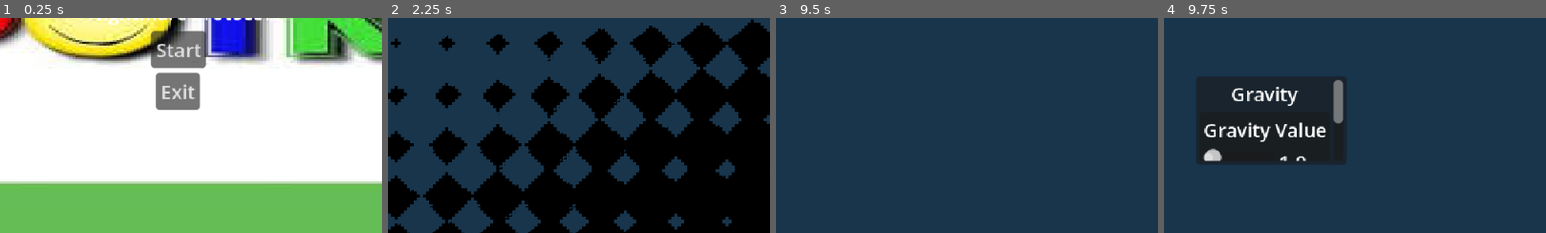
Above: before the commit, frames 1-4 (left to right).
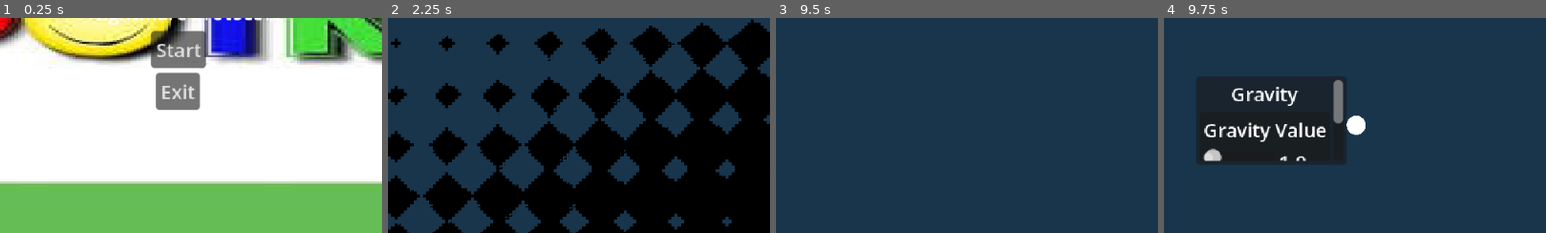
Above: after the commit, the same moments.

Repository: Chebrbober/nightmare-protocol
Game: Godot game, scene res://scenes/main_menu.tscn
Same seed, same stepped clock (60 frames per second), same inputs: the game is played once before the commit and once after it.
Inputs (mouse positions are % of the whole screen's width and height, from its top left):
- Up to frame 1 (0.25 s): no input
- Up to frame 2 (2.25 s): click "Start" at 0.5 s; click "Start" at 1.25 s; click "Compile" at 2 s
- Up to frame 3 (9.5 s): click "Platform" at 2.75 s; click "Gravity" at 3.5 s; click "Compile" at 4.25 s; click "Platform" at 5 s; click "Gravity" at 5.75 s; click "Compile" at 6.5 s; click "Platform" at 7.25 s; click "Gravity" at 8 s; tap Enter at 8.75 s; drag from (50, 50) to (60, 28) at 8.77 s
- Up to frame 4 (9.75 s): tap Space at 9.5 s; drag from (30, 55) to (49, 31) at 9.52 s
The pictures show only the part of the screen within x 26-76%, y 42-92%; the shares and areas given below are measured in that part.

Frames 1-3 are identical in both runs. In frame 4, 0.4% of the frame differs, in the area x 47-53%, y 45-55%.

Commit message:
Implement line connection point
It will stand for connection between property and object (won't work
properly, you cannot connect it).

Diff:
--- a/scenes/game.tscn
+++ b/scenes/game.tscn
@@ -3,6 +3,7 @@
 [ext_resource type="Script" uid="uid://kqcvrhntbqac" path="res://scripts/game.gd" id="1_uwrxv"]
 [ext_resource type="ButtonGroup" uid="uid://beto6fx5kvc4n" path="res://resources/spawn_button_group.tres" id="2_lnu2h"]
 [ext_resource type="Script" uid="uid://dmwuurve8dpma" path="res://scripts/attribute_button.gd" id="2_yqjtg"]
+[ext_resource type="Script" uid="uid://bwpjh32wncetc" path="res://scripts/drag_line.gd" id="4_lbhrr"]
 
 [sub_resource type="CanvasTexture" id="CanvasTexture_8cj0n"]
 
@@ -34,7 +35,8 @@
 texture = SubResource("CanvasTexture_8cj0n")
 
 [node name="SpawnArea" type="Area2D" parent="." unique_id=1208177727]
-collision_layer = 3
+collision_layer = 2
+collision_mask = 0
 
 [node name="CollisionShape2D" type="CollisionShape2D" parent="SpawnArea" unique_id=865046939]
 position = Vector2(321, 180)
@@ -92,12 +94,17 @@
 
 [node name="Area2D" type="Area2D" parent="." unique_id=879890457]
 position = Vector2(315, 112)
-collision_mask = 0
+collision_mask = 31
 input_pickable = false
 
 [node name="CollisionShape2D" type="CollisionShape2D" parent="Area2D" unique_id=283807377]
 shape = SubResource("WorldBoundaryShape2D_uwrxv")
 
+[node name="DragLine" type="Line2D" parent="." unique_id=20598215]
+script = ExtResource("4_lbhrr")
+
+[node name="ConnnectionLines" type="Node2D" parent="." unique_id=1924246402]
+
 [connection signal="input_event" from="SpawnArea" to="." method="_on_spawn_area_input_event"]
 [connection signal="pressed" from="MarginContainer/Exit" to="." method="_on_exit_pressed"]
 [connection signal="pressed" from="MarginContainer/Compile" to="." method="_on_compile_pressed"]
--- a/scenes/object.tscn
+++ b/scenes/object.tscn
@@ -5,6 +5,7 @@
 [node name="Object" type="RigidBody2D" unique_id=1419311971]
 process_mode = 4
 physics_interpolation_mode = 2
+collision_mask = 3
 script = ExtResource("1_pkda2")
 
 [node name="CollisionShape2D" type="CollisionShape2D" parent="." unique_id=1391266453]
--- a/scenes/property.tscn
+++ b/scenes/property.tscn
@@ -1,6 +1,7 @@
 [gd_scene format=3 uid="uid://bkjaowtp8h2y8"]
 
 [ext_resource type="Script" uid="uid://bd4v77t4pekfn" path="res://scripts/property.gd" id="1_8tfsl"]
+[ext_resource type="Script" uid="uid://dnlql5cmof07w" path="res://scripts/connection_point.gd" id="2_0561r"]
 
 [node name="Property" type="Node2D" unique_id=1635707719]
 script = ExtResource("1_8tfsl")
@@ -29,3 +30,18 @@
 layout_mode = 2
 text = "Property"
 horizontal_alignment = 1
+
+[node name="ConnectionPoint" type="Control" parent="." unique_id=2041320307]
+layout_mode = 3
+anchors_preset = 8
+anchor_left = 0.5
+anchor_top = 0.5
+anchor_right = 0.5
+anchor_bottom = 0.5
+offset_left = -8.5
+offset_top = -8.5
+offset_right = 8.5
+offset_bottom = 8.5
+grow_horizontal = 2
+grow_vertical = 2
+script = ExtResource("2_0561r")
--- /dev/null
+++ b/scripts/connection_point.gd
@@ -0,0 +1,29 @@
+extends Control
+
+signal connected(from_point, to_point)
+signal drag_started(from_point)
+
+var circle_size: Vector2 = Vector2(8, 8)
+var is_dragging: bool = false
+var owner_node: Node
+
+
+func _process(_delta: float) -> void:
+	var panel = get_parent().get_node("PanelContainer")
+	position = Vector2(
+		panel.position.x + panel.size.x, panel.position.y + panel.size.y / 2.0 - circle_size.y / 2.0
+	)
+
+
+func _gui_input(event: InputEvent) -> void:
+	if event is InputEventMouseButton:
+		if event.button_index == MOUSE_BUTTON_LEFT:
+			if event.pressed:
+				is_dragging = true
+				drag_started.emit(self)
+			else:
+				is_dragging = false
+
+
+func _draw() -> void:
+	draw_circle(Vector2(circle_size), 8, Color.WHITE)
--- /dev/null
+++ b/scripts/drag_line.gd
@@ -0,0 +1,24 @@
+extends Line2D
+
+var active: bool = false
+var from_point: Control
+
+
+func start(point: Control) -> void:
+	active = true
+	from_point = point
+	clear_points()
+	add_point(Vector2.ZERO)
+	add_point(Vector2.ZERO)
+
+
+func stop() -> void:
+	active = false
+	clear_points()
+
+
+func _process(_delta: float) -> void:
+	if not active:
+		return
+	set_point_position(0, from_point.global_position + Vector2(8, 8))
+	set_point_position(1, get_global_mouse_position())
--- a/scripts/game.gd
+++ b/scripts/game.gd
@@ -2,11 +2,15 @@
 
 @export_dir var path_to_object_resources = "res://resources/objects/"
 @export_dir var path_to_property_resources = "res://resources/properties/"
-@onready var attribute_button: AttributeButton = $MarginContainer/PanelContainer/MarginContainer/VBoxContainer/AttributeButton
+@onready
+var attribute_button: AttributeButton = $MarginContainer/PanelContainer/MarginContainer/VBoxContainer/AttributeButton
 @onready var spawn_area: Area2D = $SpawnArea
 @onready var collision_shape: CollisionShape2D = $SpawnArea/CollisionShape2D
+@onready var drag_line: Line2D = $DragLine
 
 var current_attribute_data: AttributeData
+var dragging_from: Control
+
 
 func _ready() -> void:
 	collision_shape.shape.size = self.size
@@ -24,14 +28,21 @@
 
 				if attribute_data is ObjectData:
 					var object_data = attribute_data as ObjectData
-					var attribute_button_instance = preload("res://scenes/attribute_button.tscn").instantiate() as AttributeButton
+					var attribute_button_instance = (
+						preload("res://scenes/attribute_button.tscn").instantiate()
+						as AttributeButton
+					)
 					attribute_button_instance.attribute_data = object_data
 					attribute_button_instance.text = object_data.name
 					attribute_button_instance.tooltip_text = object_data.description
 					attribute_button_instance.icon = object_data.texture
 					attribute_button_instance.visible = true
-					$MarginContainer/PanelContainer/MarginContainer/VBoxContainer.add_child(attribute_button_instance)
-					attribute_button_instance.connect("attribute_toggled", Callable(self, "_on_attribute_button_toggled"))
+					$MarginContainer/PanelContainer/MarginContainer/VBoxContainer.add_child(
+						attribute_button_instance
+					)
+					attribute_button_instance.connect(
+						"attribute_toggled", Callable(self, "_on_attribute_button_toggled")
+					)
 
 			file_name = object_res_dir.get_next()
 
@@ -46,12 +57,19 @@
 
 				if attribute_data is PropertyData:
 					var property_data = attribute_data as PropertyData
-					var attribute_button_instance = preload("res://scenes/attribute_button.tscn").instantiate() as AttributeButton
+					var attribute_button_instance = (
+						preload("res://scenes/attribute_button.tscn").instantiate()
+						as AttributeButton
+					)
 					attribute_button_instance.attribute_data = property_data
 					attribute_button_instance.text = property_data.name
 					attribute_button_instance.visible = true
-					$MarginContainer/PanelContainer/MarginContainer/VBoxContainer.add_child(attribute_button_instance)
-					attribute_button_instance.connect("attribute_toggled", Callable(self, "_on_attribute_button_toggled"))
+					$MarginContainer/PanelContainer/MarginContainer/VBoxContainer.add_child(
+						attribute_button_instance
+					)
+					attribute_button_instance.connect(
+						"attribute_toggled", Callable(self, "_on_attribute_button_toggled")
+					)
 
 			file_name = property_res_dir.get_next()
 
@@ -66,8 +84,10 @@
 		current_attribute_data = null
 		print("Attribute deselected")
 
+
 func _on_exit_pressed() -> void:
 	scene_manager._change_scene(self, "main_menu")
+
 
 func _on_compile_pressed() -> void:
 	print("Compile button pressed")
@@ -75,6 +95,20 @@
 	for node in all_nodes:
 		if node is Object:
 			node.set_process(true)
+
+
+func _on_property_drag_started(from_point: Control) -> void:
+	dragging_from = from_point
+	drag_line.start(from_point)
+
+	await get_tree().create_timer(0.0).timeout
+	while Input.is_mouse_button_pressed(MOUSE_BUTTON_LEFT):
+		await get_tree().process_frame
+
+	_try_connect(get_global_mouse_position())
+	dragging_from = null
+	drag_line.stop()
+
 
 func _on_spawn_area_input_event(_viewport: Node, event: InputEvent, _shape_idx: int) -> void:
 	if event is InputEventMouseButton and event.button_index == MOUSE_BUTTON_LEFT and event.pressed:
@@ -94,3 +128,8 @@
 			property_instance.position = event.position
 			add_child(property_instance)
 			property_instance.setup(property_data)
+			property_instance.drag_started.connect(_on_property_drag_started)
+
+
+func _try_connect(mouse_pos: Vector2) -> void:
+	pass
--- a/scripts/property.gd
+++ b/scripts/property.gd
@@ -1,15 +1,21 @@
 extends Node2D
 
 @onready var vbox_container = $PanelContainer/MarginContainer/ScrollContainer/VBoxContainer
+@onready var connection_point = $ConnectionPoint
 @onready var label = vbox_container.get_node("Label")
 
 var values: Dictionary = {}
 var current_data: PropertyData
+
+signal drag_started(from_point)
+
 
 func setup(data: PropertyData) -> void:
 	current_data = data
 	label.text = data.name
 	values.clear()
+	connection_point.owner_node = self
+	connection_point.drag_started.connect(_on_drag_started)
 
 	for child in vbox_container.get_children():
 		if child != label:
@@ -83,16 +89,16 @@
 	value_label.text = str(value)
 	value_label.custom_minimum_size.x = 40
 
-	slider.value_changed.connect(func(v):
-		values[prop_name] = int(v) if prop_type == TYPE_INT else v
-		value_label.text = "%.2f" % v if prop_type == TYPE_FLOAT else str(int(v))
+	slider.value_changed.connect(
+		func(v):
+			values[prop_name] = int(v) if prop_type == TYPE_INT else v
+			value_label.text = "%.2f" % v if prop_type == TYPE_FLOAT else str(int(v))
 	)
 
 	hbox.add_child(slider)
 	hbox.add_child(value_label)
 	vbox.add_child(hbox)
 
-
 	vbox_container.add_child(panel_container)
 
 
@@ -116,15 +122,16 @@
 
 	var checkbox = CheckBox.new()
 	checkbox.button_pressed = value
-	checkbox.toggled.connect(func(v):
-		values[prop_name] = v
-	)
+	checkbox.toggled.connect(func(v): values[prop_name] = v)
 
 	vbox.add_child(checkbox)
 	vbox_container.add_child(panel_container)
 
 
-func _create_color_picker(prop_name: String, value: Variant, ) -> void:
+func _create_color_picker(
+	prop_name: String,
+	value: Variant,
+) -> void:
 	var panel_container = PanelContainer.new()
 
 	var margin_container = MarginContainer.new()
@@ -144,15 +151,16 @@
 
 	var picker = ColorPickerButton.new()
 	picker.color = value
-	picker.color_changed.connect(func(c):
-		values[prop_name] = c
-	)
+	picker.color_changed.connect(func(c): values[prop_name] = c)
 
 	vbox.add_child(picker)
 	vbox_container.add_child(panel_container)
 
 
-func _create_text_edit(prop_name: String, value: Variant, ) -> void:
+func _create_text_edit(
+	prop_name: String,
+	value: Variant,
+) -> void:
 	var panel_container = PanelContainer.new()
 
 	var margin_container = MarginContainer.new()
@@ -172,15 +180,15 @@
 
 	var text_edit = LineEdit.new()
 	text_edit.text = str(value)
-	text_edit.text_changed.connect(func(v):
-		values[prop_name] = v
-	)
+	text_edit.text_changed.connect(func(v): values[prop_name] = v)
 
 	vbox.add_child(text_edit)
 	vbox_container.add_child(panel_container)
+
 
 func format_prop_name(prop_name: String) -> String:
 	return prop_name.capitalize().replace("_", " ")
+
 
 func get_min_value(prop_name: String, prop_type: int) -> float:
 	var min_key = "min_" + prop_name + "_value"
@@ -188,8 +196,13 @@
 		return current_data.logic.get_variable(min_key)
 	return 0.0
 
+
 func get_max_value(prop_name: String, prop_type: int) -> float:
 	var max_key = "max_" + prop_name + "_value"
 	if max_key in current_data.logic:
 		return current_data.logic.get_variable(max_key)
 	return 100.0
+
+
+func _on_drag_started(point: Control) -> void:
+	drag_started.emit(point)
Not shown, added: scripts/connection_point.gd.uid
Not shown, added: scripts/drag_line.gd.uid
